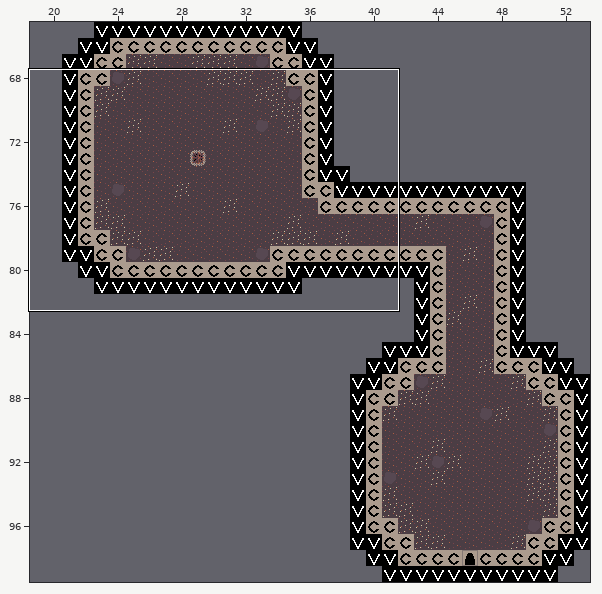
One commit to this Tiled map: assets/map/cave_test.tmx. Above, an overview of the earlier version with the close-up marked.
Close-up. Old version:
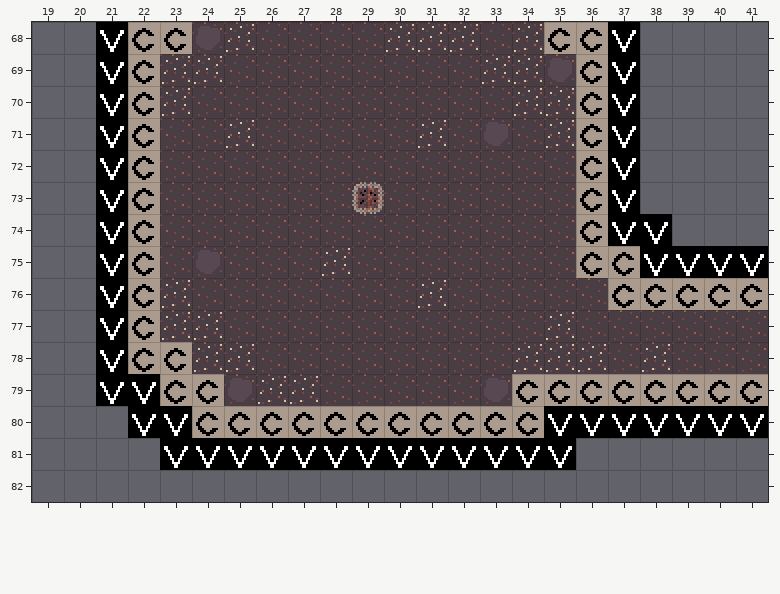
Cells are 16x16 px. Shown: x 19..41, y 68..82.
New version:
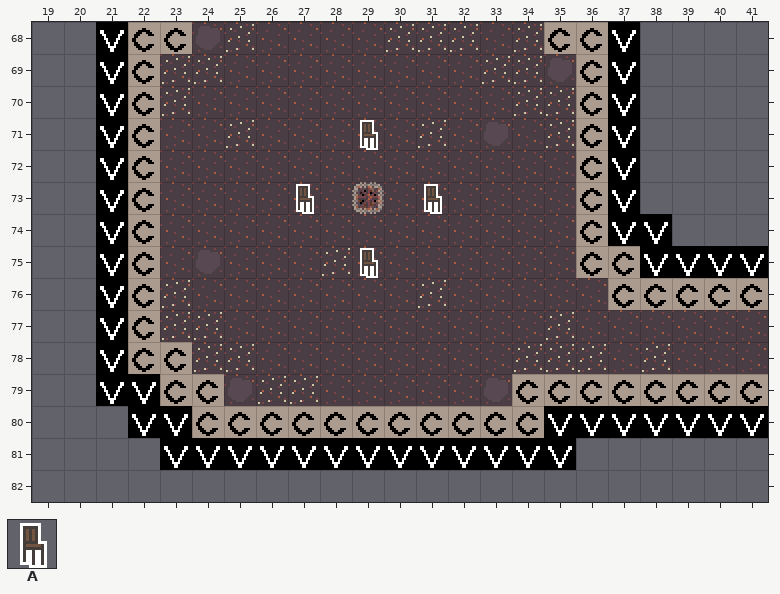
Key: from "WildTraveler": A 24.
_ is an empty cell, . an unchanged one.
Change:
--- layer "Objects"
@@ x 29..29 @@
-71 _
+71 A
@@ x 27..31 @@
-73 _..._
+73 A...A
@@ x 29..29 @@
-75 _
+75 A
